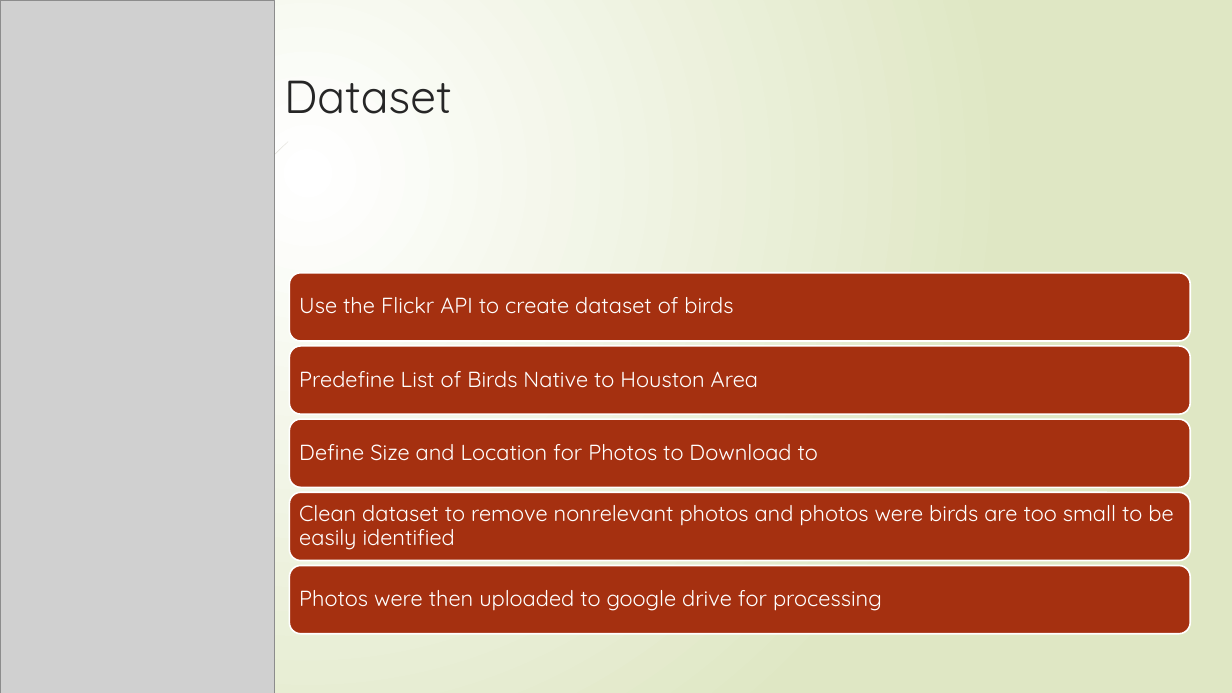
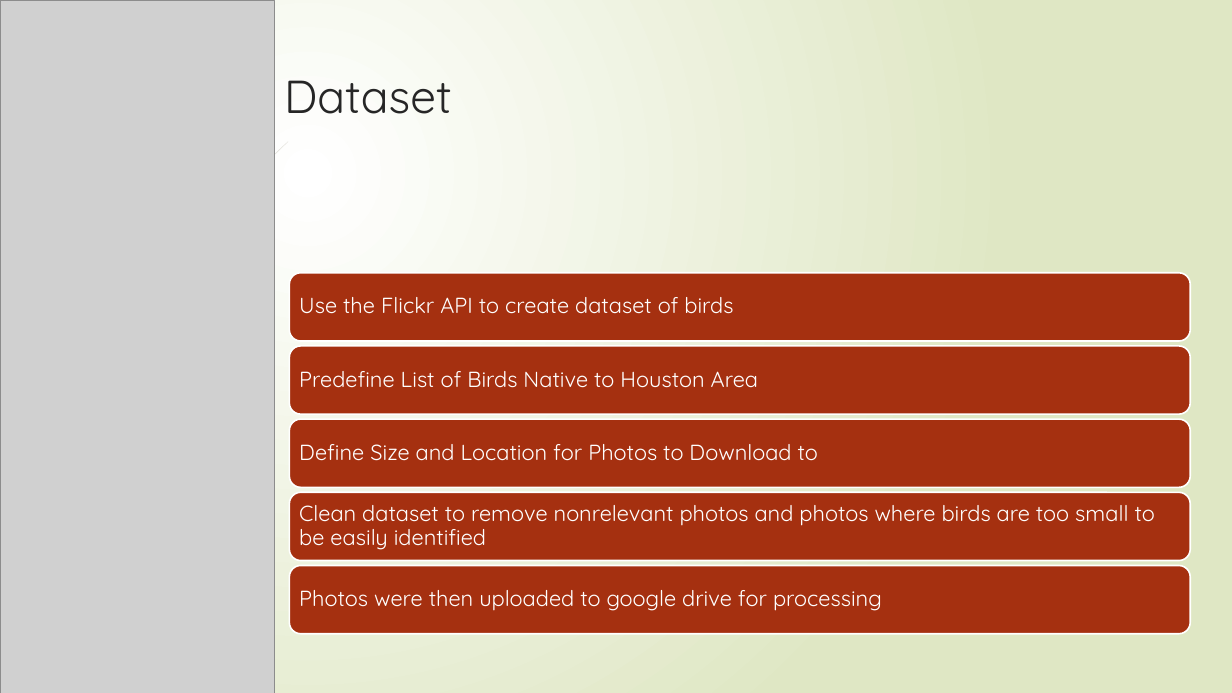
Before and after one commit to CrystalRae90/Machine_Learning_Project, a slide deck: slide 3 of Presentation.pptx. Drawn at 1232x693 pixels with LibreOffice and Linux fonts; fonts in the diff are those of the drawing; grey boxes stand for pictures. Boxes give left, top, right and bottom in pixels: in the first picture for what was removed or moved away, otherwise in the second. Text is boxed around its words. In the diff, an @@ line names an element or a change of style, - is before the commit and + after.

```diff
--- a/Presentation.pptx
+++ b/Presentation.pptx
@@ text at (299,505,1155,550): text changed @@
-Clean dataset to remove nonrelevant photos and photos were birds are too small to be easily identified
+Clean dataset to remove nonrelevant photos and photos where birds are too small to be easily identified
```
Also in this commit, not shown: 2 other slides changed.
